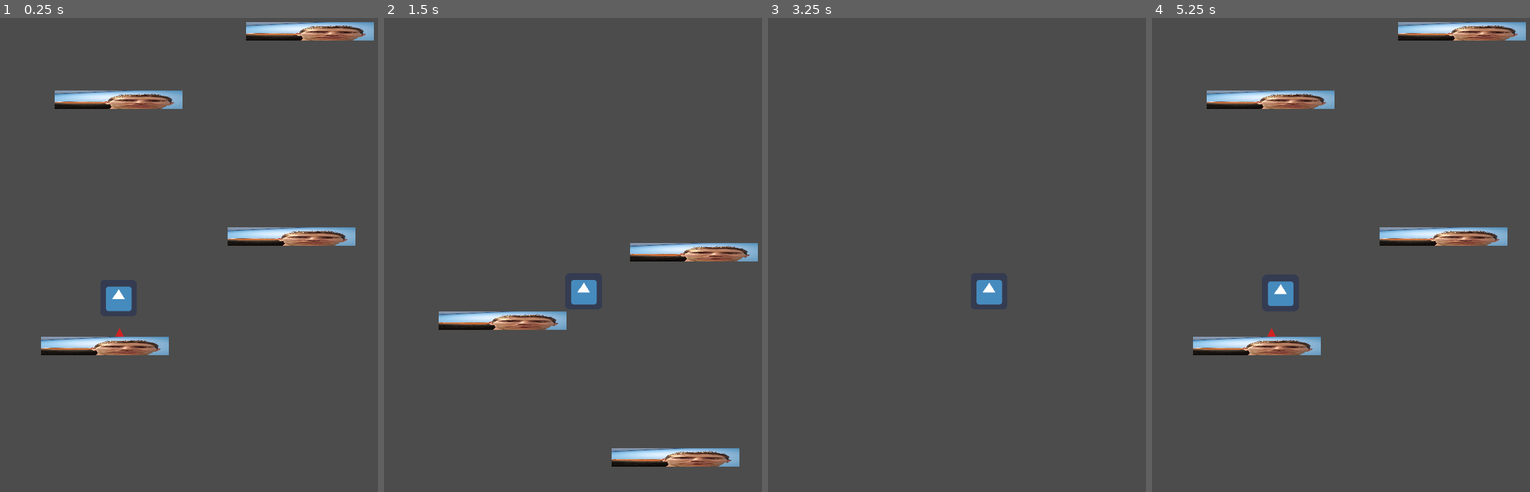
Above: before the commit, frames 1-4 (left to right).
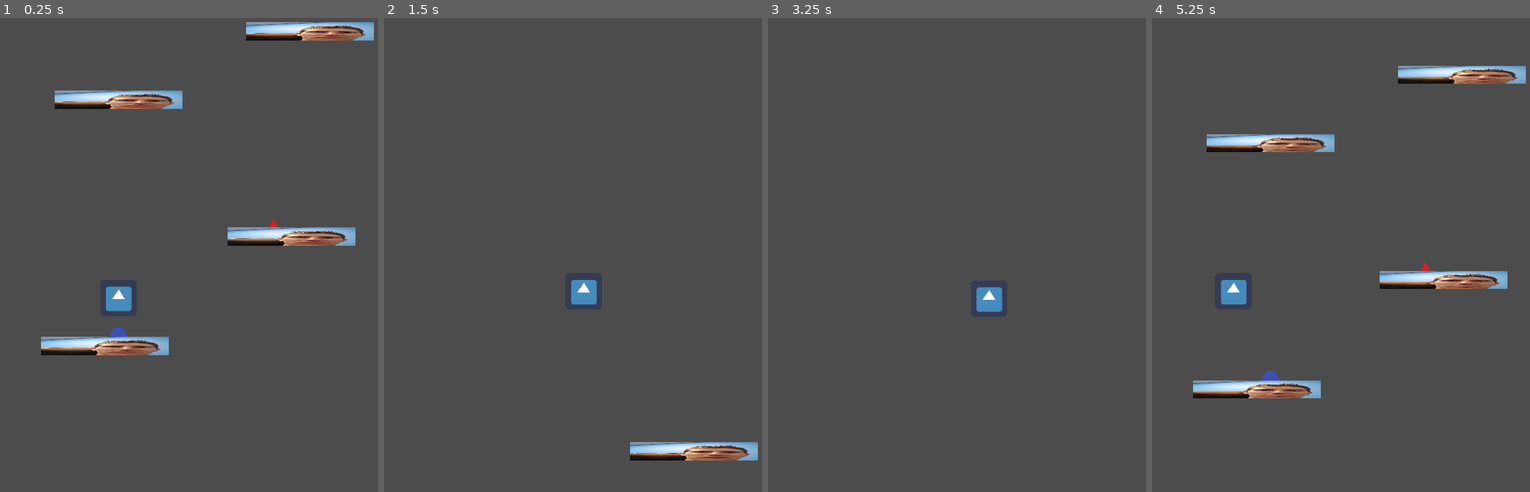
Above: after the commit, the same moments.

Repository: kdreese/GodotJump
Game: Godot game, scene res://states/Game/Game.tscn
The game is run twice, just before and just after one commit, with the same random seed, the same clock (stepped at 60 frames per second) and the same inputs. The engine's default icon, where the game draws it, is replaced by a stand-in: a white triangle on a blue panel in a dark square.
Inputs:
- Up to frame 1 (0.25 s): no input
- Up to frame 2 (1.5 s): hold Right (move_right) from 0.53 s (still down)
- Up to frame 3 (3.25 s): release Right (move_right) at 2.03 s; hold Left (move_left) 2.03-2.78 s; hold Right (move_right) from 2.78 s (still down)
- Up to frame 4 (5.25 s): release Right (move_right) at 4.28 s; hold Left (move_left) 4.28-5.03 s; hold Right (move_right) from 5.03 s (still down)

The runs differ from the first frame. In frame 1, less than 0.1% of the frame differs, in the area x 28-74%, y 42-68%; in frame 2, 4.4%; in frame 3, 0.3%; in frame 4, 11%, in the area x 10-99%, y 0-81%.

Commit message:
Added springs

Diff:
--- a/objects/Jumper/Jumper.gd
+++ b/objects/Jumper/Jumper.gd
@@ -5,6 +5,7 @@
 const GRAVITY := 350.0
 const BOUNCE_SPEED := -450.0
 const JETPACK_DURATION := 2.0
+const SPRING_SPEED := -900.0
 
 var _velocity := Vector2(0, 0)
 var jetpack_timer := 0.0
@@ -33,7 +34,10 @@
 		jetpack_timer -= delta
 	_velocity = move_and_slide(_velocity, Vector2.UP)
 	if is_on_floor():
-		_velocity.y = BOUNCE_SPEED
+		if "Spring" in get_last_slide_collision().collider.get_filename():
+			_velocity.y = SPRING_SPEED
+		else:
+			_velocity.y = BOUNCE_SPEED
 
 	if position.x < -extents.x:
 		position.x += bounds.x + (2 * extents.x)
--- /dev/null
+++ b/objects/Powerups/Spring/Spring.tscn
@@ -0,0 +1,15 @@
+[gd_scene load_steps=2 format=2]
+
+[sub_resource type="RectangleShape2D" id=1]
+extents = Vector2( 16, 10 )
+
+[node name="Spring" type="StaticBody2D"]
+collision_layer = 2
+
+[node name="CollisionShape2D" type="CollisionShape2D" parent="."]
+shape = SubResource( 1 )
+one_way_collision = true
+
+[node name="Polygon2D" type="Polygon2D" parent="."]
+color = Color( 0.254902, 0.313726, 0.698039, 1 )
+polygon = PoolVector2Array( -8, -8, -16, 8, 16, 8, 8, -8 )
--- a/states/Game/Game.tscn
+++ b/states/Game/Game.tscn
@@ -1,8 +1,9 @@
-[gd_scene load_steps=4 format=2]
+[gd_scene load_steps=5 format=2]
 
 [ext_resource path="res://objects/Jumper/Jumper.tscn" type="PackedScene" id=1]
 [ext_resource path="res://objects/Platform/Platform.tscn" type="PackedScene" id=2]
 [ext_resource path="res://objects/Powerups/Jetpack/Jetpack.tscn" type="PackedScene" id=3]
+[ext_resource path="res://objects/Powerups/Spring/Spring.tscn" type="PackedScene" id=4]
 
 [node name="Game" type="Node2D"]
 
@@ -22,4 +23,7 @@
 position = Vector2( 184, 888 )
 
 [node name="Jetpack" parent="." instance=ExtResource( 3 )]
-position = Vector2( 210, 864 )
+position = Vector2( 480, 672 )
+
+[node name="Spring" parent="." instance=ExtResource( 4 )]
+position = Vector2( 208, 864 )
